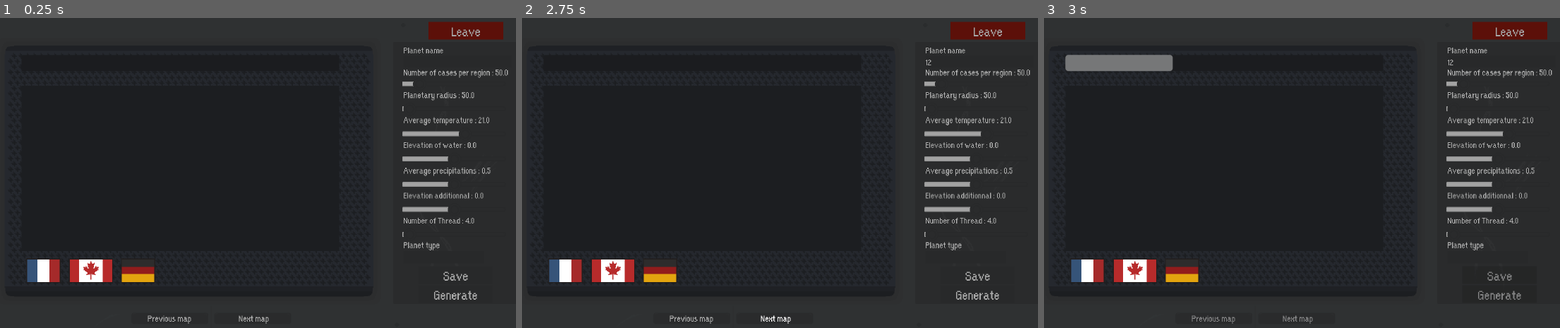
Above: before the commit, frames 1-3 (left to right).
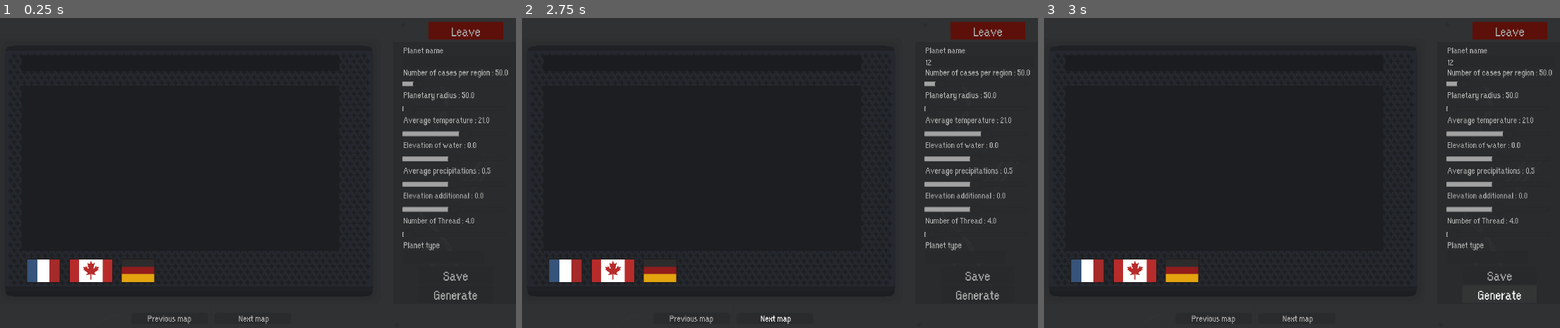
Above: after the commit, the same moments.

Repository: Jujedie/PlanetGenerator
Game: Godot game, scene res://data/scn/master.tscn
The game is run twice, just before and just after one commit, with the same random seed, the same clock (stepped at 60 frames per second) and the same inputs.
Inputs (mouse positions are in pixels of both pictures, inside the frame that each line leads up to):
- Up to frame 1 (0.25 s): no input
- Up to frame 2 (2.75 s): click (981, 61) at 0.52 s; type "12" at 0.6 s; click "Next map" at 1.25 s; click "Next map" at 2 s
- Up to frame 3 (3 s): click "Generate" at 2.75 s

Frames 1-2 are identical in both runs. In frame 3, 1.3% of the frame differs, in the area x 4-93%, y 11-98%.
Error after the commit: Parse Error: Could not parse global class "Region" from "res://src/Region.gd". (res://src/planetGenerator.gd:466)

Commit message:
Refactor la gestion des couleurs dans la classe Region et supprime les méthodes obsolètes

Diff:
--- a/src/Region.gd
+++ b/src/Region.gd
@@ -2,38 +2,7 @@
 
 class_name Region
 
-static var colors : Array[Color] = [
-	Color.hex(0x672323FF),
-	Color.hex(0x4f1919FF),
-	Color.hex(0x341111FF),
-	Color.hex(0x670f0fFF),
-	Color.hex(0x4f0c0cFF),
-	Color.hex(0x3b0909FF),
-	Color.hex(0x793d3dFF),
-	Color.hex(0x5d2f2fFF),
-	Color.hex(0x412121FF),
-	Color.hex(0x442075FF),
-	Color.hex(0x34175aFF),
-	Color.hex(0x291345FF),
-	Color.hex(0x503475FF),
-	Color.hex(0x422c60FF),
-	Color.hex(0x2d1f41FF),
-	Color.hex(0x242c5aFF),
-	Color.hex(0x1e2448FF),
-	Color.hex(0x151934FF),
-	Color.hex(0x1a3d53FF),
-	Color.hex(0x153141FF),
-	Color.hex(0x112834FF),
-	Color.hex(0x134f39FF),
-	Color.hex(0x103e2cFF),
-	Color.hex(0x0d3727FF),
-	Color.hex(0x6b5f16FF),
-	Color.hex(0x6b5f16FF),
-	Color.hex(0x4c430fFF),
-	Color.hex(0x913926FF),
-	Color.hex(0x833424FF),
-	Color.hex(0x753122FF)
-]
+static nextColor = [0,0,0,255]
 
 var color : Color
 var ensVoisins : Array[Region]
@@ -44,7 +13,18 @@
 
 func _init(nbCaseLeft_param: int) -> void:
 	self.nbCaseLeft = nbCaseLeft_param
-	self.color = color
+	self.color = Color(nextColor[0], nextColor[1], nextColor[2], nextColor[3])
+
+	nextColor[0] += 1
+	if nextColor[0] > 255:
+		nextColor[0] = 0
+		nextColor[1] += 1
+	if nextColor[1] > 255:
+		nextColor[1] = 0
+		nextColor[2] += 1
+	if nextColor[2] > 255:
+		nextColor[2] = 0
+
 	self.ensVoisins = []
 	self.cases = []
 	self.isComplete = false
@@ -69,20 +49,6 @@
 	if not self.ensVoisins.has(voisin):
 		self.ensVoisins.append(voisin)
 
-
-func majColor() -> void:
-	var forbidden_colors = []
-	for i in range(0, self.ensVoisins.size()):
-		if self.ensVoisins[i].color != Color(0, 0, 0):
-			forbidden_colors.append(self.ensVoisins[i].color)
-
-	var available_colors = []
-	for i in range(0, colors.size()):
-		if not forbidden_colors.has(colors[i]):
-			available_colors.append(colors[i])
-
-	self.color = colors[randi_range(0, available_colors.size() - 1)]
-
 func setColorCases(img: Image) -> void:
 	for case in self.cases:
 		var x = case[0]
@@ -90,19 +56,6 @@
 		if img.get_pixel(x, y) != self.color:
 			img.set_pixel(x, y, self.color)
 
-func majNeighbors(ensCases: Dictionary) -> void:
-	for case in self.cases:
-		var x = case[0]
-		var y = case[1]
-		for dx in [-1, 0, 1]:
-			for dy in [-1, 0, 1]:
-				if ensCases.has(x + dx) and ensCases[x + dx].has(y + dy):
-					var voisin = ensCases[x + dx][y + dy]
-					if voisin != null and voisin != self:
-						self.addVoisin(voisin)
-						voisin.addVoisin(self)
-
-	majColor()
 
 func is_complete() -> bool:
 	return self.nbCaseLeft == 0
--- a/src/planetGenerator.gd
+++ b/src/planetGenerator.gd
@@ -535,10 +535,8 @@
 				if not cases_done.has(x):
 					cases_done[x] = {}
 				cases_done[x][y] = new_region
-			new_region.majColor()
 			new_region.setColorCases(img)
 	else:
-		current_region.majNeighbors(cases_done)
 		current_region.setColorCases(img)
 
 
